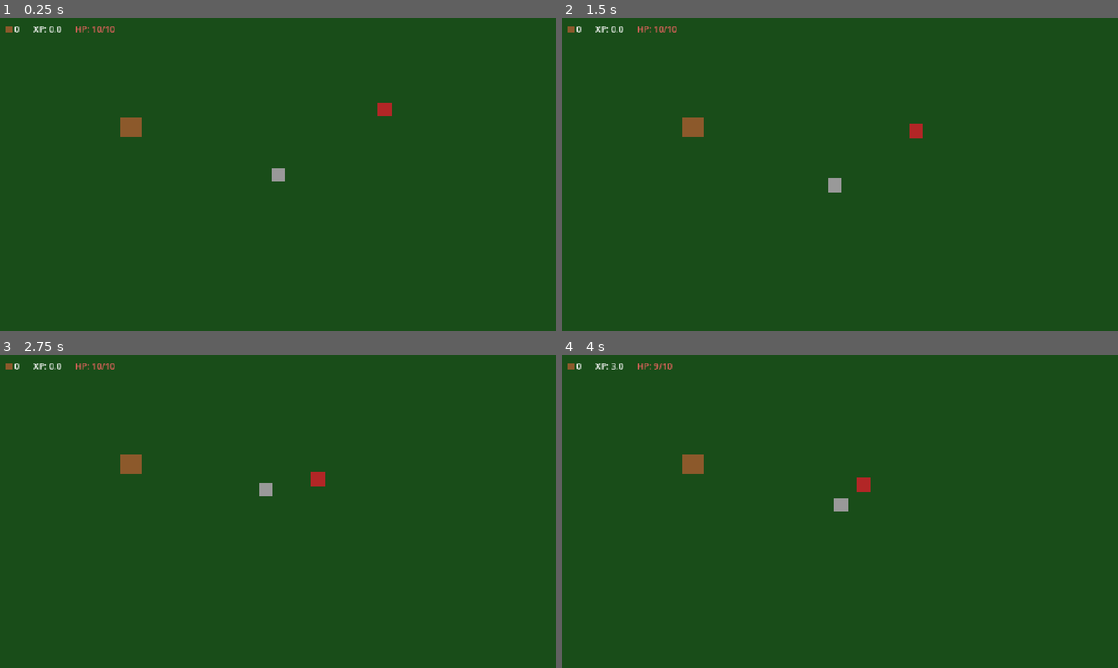
Above: before the commit, frames 1-4 (two rows, left to right).
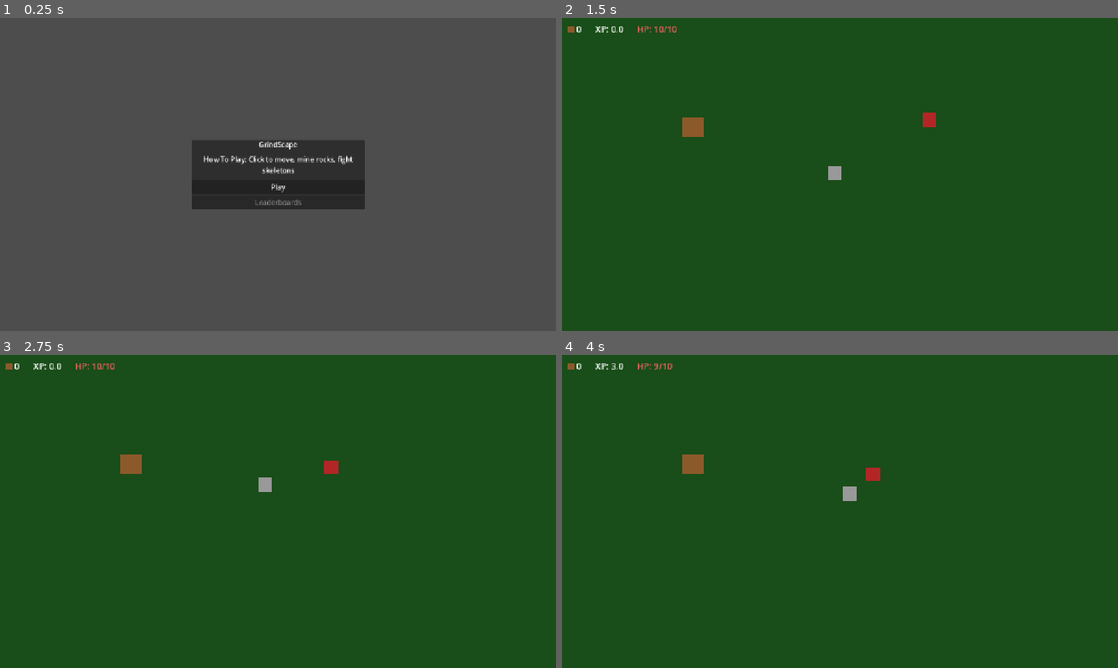
Above: after the commit, the same moments.

Repository: LEADR-official/grindscape
Game: Godot game, scene res://scenes/main_menu.tscn
Same seed, same stepped clock (60 frames per second), same inputs: the game is played once before the commit and once after it. Before the commit the project starts from res://scenes/game.tscn.
Inputs (mouse positions are in pixels of both pictures, inside the frame that each line leads up to):
- Up to frame 1 (0.25 s): no input
- Up to frame 2 (1.5 s): click (840, 187) at 0.5 s, where only the run after the commit has a clickable "Play"; move the mouse to (689, 127) at 1.27 s; click (689, 127) at 1.42 s
- Up to frame 3 (2.75 s): move the mouse to (339, 473) at 2.02 s; click (339, 473) at 2.17 s
- Up to frame 4 (4 s): move the mouse to (895, 442) at 2.77 s; click (895, 442) at 2.92 s; tap Enter at 3.5 s; move the mouse to (812, 574) at 3.52 s; click (812, 574) at 3.67 s

The runs differ from the first frame. In frame 1, 100% of the frame differs, in the area x 0-100%, y 0-100%; in frame 2, 0.4%; in frame 3, 0.3%; in frame 4, 0.4%.

Commit message:
Add main menu with scene transitions

Diff:
--- a/project.godot
+++ b/project.godot
@@ -11,7 +11,7 @@
 [application]
 
 config/name="GrindScape"
-run/main_scene="res://scenes/game.tscn"
+run/main_scene="res://scenes/main_menu.tscn"
 config/features=PackedStringArray("4.4", "GL Compatibility")
 config/icon="res://icon.svg"
 
--- a/scenes/game_over.tscn
+++ b/scenes/game_over.tscn
@@ -58,3 +58,8 @@
 unique_name_in_owner = true
 layout_mode = 2
 text = "Play Again"
+
+[node name="MainMenuButton" type="Button" parent="CenterContainer/PanelContainer/VBoxContainer"]
+unique_name_in_owner = true
+layout_mode = 2
+text = "Main Menu"
--- /dev/null
+++ b/scenes/main_menu.tscn
@@ -0,0 +1,49 @@
+[gd_scene load_steps=2 format=3 uid="uid://main_menu_scene"]
+
+[ext_resource type="Script" path="res://scripts/main_menu.gd" id="1_script"]
+
+[node name="MainMenu" type="CanvasLayer"]
+script = ExtResource("1_script")
+
+[node name="CenterContainer" type="CenterContainer" parent="."]
+anchors_preset = 15
+anchor_right = 1.0
+anchor_bottom = 1.0
+grow_horizontal = 2
+grow_vertical = 2
+
+[node name="PanelContainer" type="PanelContainer" parent="CenterContainer"]
+custom_minimum_size = Vector2(400, 0)
+
+[node name="VBoxContainer" type="VBoxContainer" parent="CenterContainer/PanelContainer"]
+offset_left = 4.0
+offset_top = 4.0
+offset_right = 396.0
+offset_bottom = 100.0
+
+[node name="TitleLabel" type="Label" parent="CenterContainer/PanelContainer/VBoxContainer"]
+layout_mode = 2
+text = "GrindScape"
+horizontal_alignment = 1
+
+[node name="HSeparator" type="HSeparator" parent="CenterContainer/PanelContainer/VBoxContainer"]
+layout_mode = 2
+
+[node name="HowToPlayLabel" type="Label" parent="CenterContainer/PanelContainer/VBoxContainer"]
+layout_mode = 2
+text = "How To Play: Click to move, mine rocks, fight skeletons"
+horizontal_alignment = 1
+autowrap_mode = 2
+
+[node name="HSeparator2" type="HSeparator" parent="CenterContainer/PanelContainer/VBoxContainer"]
+layout_mode = 2
+
+[node name="PlayButton" type="Button" parent="CenterContainer/PanelContainer/VBoxContainer"]
+unique_name_in_owner = true
+layout_mode = 2
+text = "Play"
+
+[node name="LeaderboardsButton" type="Button" parent="CenterContainer/PanelContainer/VBoxContainer"]
+unique_name_in_owner = true
+layout_mode = 2
+text = "Leaderboards"
--- a/scripts/game_over.gd
+++ b/scripts/game_over.gd
@@ -5,11 +5,13 @@
 @onready var _xp_label: Label = %XPLabel
 @onready var _time_label: Label = %TimeLabel
 @onready var _play_again_button: Button = %PlayAgainButton
+@onready var _main_menu_button: Button = %MainMenuButton
 
 
 func _ready() -> void:
 	hide()
 	_play_again_button.pressed.connect(_on_play_again)
+	_main_menu_button.pressed.connect(_on_main_menu)
 
 
 func show_game_over() -> void:
@@ -23,3 +25,9 @@
 	Stats.reset()
 	get_tree().paused = false
 	get_tree().reload_current_scene()
+
+
+func _on_main_menu() -> void:
+	Stats.reset()
+	get_tree().paused = false
+	get_tree().change_scene_to_file("res://scenes/main_menu.tscn")
--- /dev/null
+++ b/scripts/main_menu.gd
@@ -0,0 +1,15 @@
+extends CanvasLayer
+## Main menu — title screen with Play and Leaderboards buttons.
+
+@onready var _play_button: Button = %PlayButton
+@onready var _leaderboards_button: Button = %LeaderboardsButton
+
+
+func _ready() -> void:
+	_play_button.pressed.connect(_on_play)
+	_leaderboards_button.disabled = true
+
+
+func _on_play() -> void:
+	Stats.reset()
+	get_tree().change_scene_to_file("res://scenes/game.tscn")
